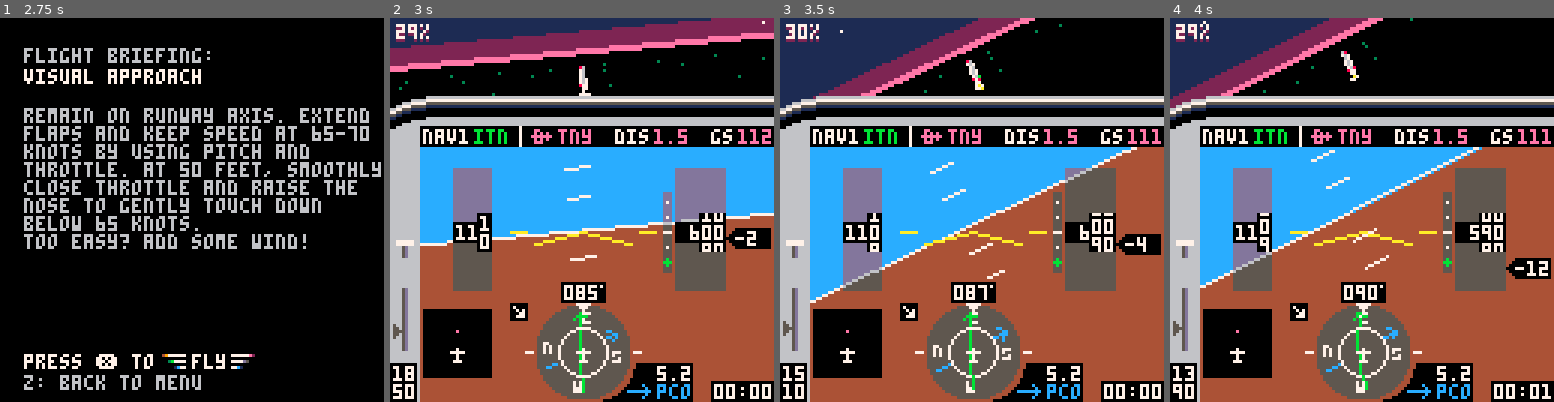
Above: before the commit, frames 1-4 (left to right).
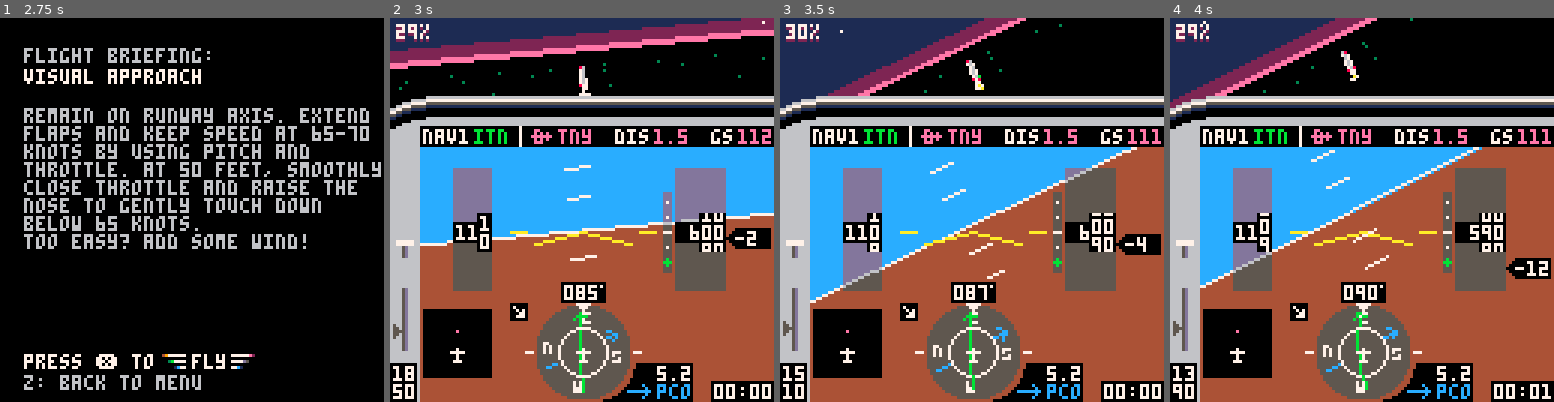
Above: after the commit, the same moments.

Repository: freds72/tiny_sim
Game: PICO-8 cartridge carts/tinysim.p8
The game is run twice, just before and just after one commit, with the same random seed, the same clock (stepped at 60 frames per second) and the same inputs.
Inputs:
- Up to frame 1 (2.75 s): tap O (Z key) at 0.33, 0.7, 1.43, 2.22 s; tap X (X key) at 1.07, 2.07, 2.4, 2.73 s; hold Left 1.97-2.37 s; hold Down from 2.42 s (still down)
- Up to frame 2 (3 s): release Down at 2.82 s; hold Right from 2.87 s (still down)
- Up to frame 3 (3.5 s): keep holding Right; tap X (X key) at 3.07, 3.4 s; tap O (Z key) at 3.1 s
- Up to frame 4 (4 s): release Right at 3.53 s; hold Up from 3.58 s (still down); tap X (X key) at 3.73 s; tap O (Z key) at 3.98 s

Frame 1 is identical in both runs. In frame 2, 2.2% of the frame differs, in the area x 0-100%, y 0-15%; in frame 3, 1.0%; in frame 4, 0.9%.

Commit message:
fixed bogus horizon location at high altitude

Diff:
--- a/carts/tinysim.p8
+++ b/carts/tinysim.p8
@@ -1324,8 +1324,8 @@
 function draw_ground(self)
 
 	-- draw horizon
-	local zfar=-256
-	local x,y=-64*zfar/64,64*zfar/64
+	local zfar=-2048
+	local x,y=-zfar,zfar
 	local farplane={
 			{x,y,zfar},
 			{x,-y,zfar},
@@ -1337,7 +1337,7 @@
 
 	for k=0,#sky_gradient-1 do
 		-- ground location in cam space
-		local p={0,cam.pos[2]-8*k*k,0}
+		local p={0,cam.pos[2]-48*k*k,0}
 		m_x_v(cam.m,p)
 
 		local v0=farplane[#farplane]
